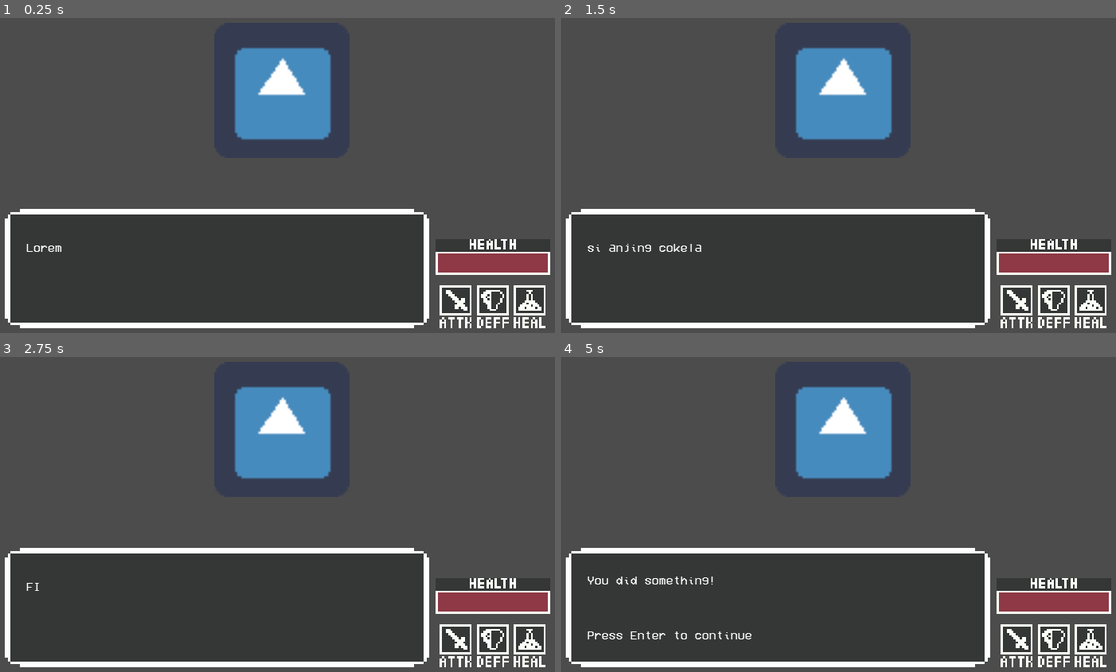
Above: before the commit, frames 1-4 (two rows, left to right).
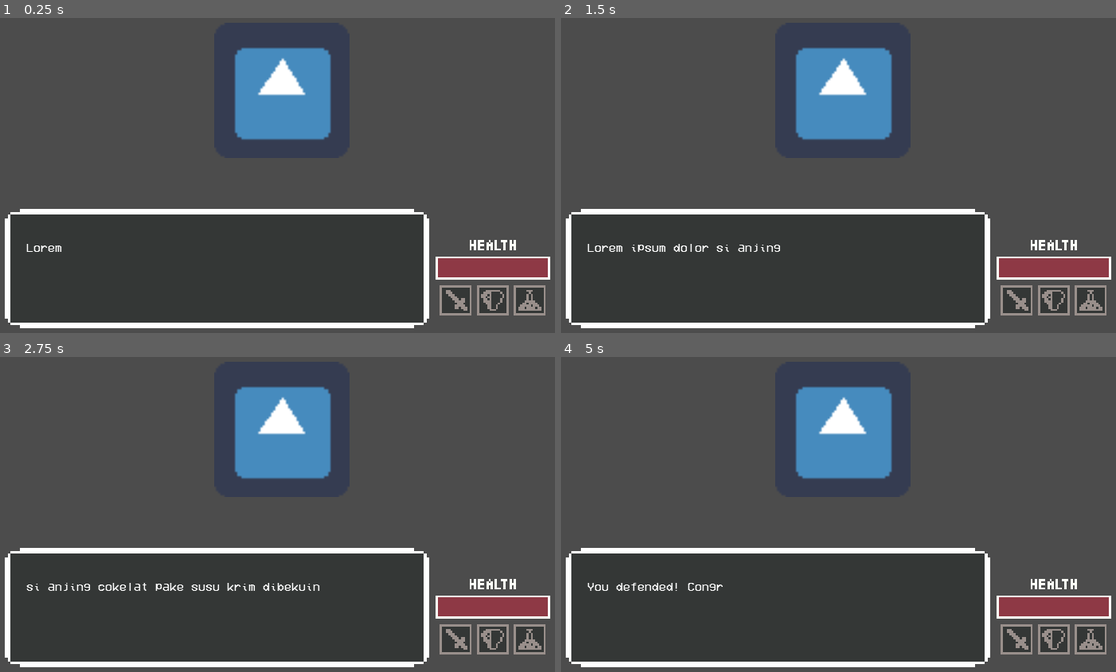
Above: after the commit, the same moments.

Repository: mharitsnf/TheVoiceGame
Game: Godot game, scene res://src/combat/CombatScene.tscn
Two runs of this game, one before a commit and one after it. Both use one fixed random seed, a clock stepped at 60 frames per second and the inputs below. The engine's default icon, where the game draws it, is replaced by a stand-in: a white triangle on a blue panel in a dark square.
Inputs (mouse positions are in pixels of both pictures, inside the frame that each line leads up to):
- Up to frame 1 (0.25 s): no input
- Up to frame 2 (1.5 s): tap Enter (ui_accept) at 0.5, 0.77, 0.8, 1.07, 1.25, 1.35 s; move the mouse to (977, 112) at 0.52 s; click (977, 112) at 0.6 s; move the mouse to (710, 153) at 1.27 s
- Up to frame 3 (2.75 s): tap Enter (ui_accept) at 1.52, 1.82, 2, 2.3 s; click (149, 492) at 1.55 s; move the mouse to (338, 379) at 2.02 s; click (338, 379) at 2.1 s
- Up to frame 4 (5 s): tap Enter (ui_accept) at 2.75, 3.02, 3.32 s; move the mouse to (805, 555) at 2.77 s; click (805, 555) at 2.85 s; click (1016, 646) at 3.52 s; click (1054, 646) at 4.27 s

The runs differ from the first frame. In frame 1, 2.0% of the frame differs, in the area x 78-100%, y 70-99%; in frame 2, 2.3%; in frame 3, 2.5%; in frame 4, 2.8%, in the area x 4-100%, y 69-99%.

Commit message:
Refactor and add sound

Diff:
--- a/project.godot
+++ b/project.godot
@@ -19,6 +19,11 @@
 "language": "GDScript",
 "path": "res://src/character/battler.gd"
 }, {
+"base": "Resource",
+"class": "CharacterStats",
+"language": "GDScript",
+"path": "res://src/character/battler_stats.gd"
+}, {
 "base": "Battler",
 "class": "Enemy",
 "language": "GDScript",
@@ -37,6 +42,7 @@
 _global_script_class_icons={
 "Action": "",
 "Battler": "",
+"CharacterStats": "",
 "Enemy": "",
 "MainCharacter": "",
 "TurnQueue": ""
@@ -83,6 +89,14 @@
 "svg/scale": 1.0
 }
 
+[input]
+
+left_click={
+"deadzone": 0.5,
+"events": [ Object(InputEventMouseButton,"resource_local_to_scene":false,"resource_name":"","device":0,"alt":false,"shift":false,"control":false,"meta":false,"command":false,"button_mask":0,"position":Vector2( 0, 0 ),"global_position":Vector2( 0, 0 ),"factor":1.0,"button_index":1,"pressed":false,"doubleclick":false,"script":null)
+ ]
+}
+
 [rendering]
 
 environment/default_environment="res://default_env.tres"
--- a/src/HUD/DialogueBox.tscn
+++ b/src/HUD/DialogueBox.tscn
@@ -55,9 +55,9 @@
 }
 
 [node name="MarginContainer" type="MarginContainer" parent="Background/VBoxContainer"]
-margin_top = 37.0
+margin_top = 49.0
 margin_right = 688.0
-margin_bottom = 137.0
+margin_bottom = 149.0
 __meta__ = {
 "_edit_use_anchors_": false
 }
@@ -72,15 +72,5 @@
 percent_visible = 0.0
 text = "BATTLE!"
 
-[node name="Label" type="Label" parent="Background/VBoxContainer"]
-margin_top = 141.0
-margin_right = 688.0
-margin_bottom = 163.0
-custom_fonts/font = ExtResource( 3 )
-text = "Press Enter to continue"
-__meta__ = {
-"_edit_use_anchors_": false
-}
-
 [node name="AnimationPlayer" type="AnimationPlayer" parent="."]
-anims/start = SubResource( 3 )
+anims/start = SubResource( 1 )
--- /dev/null
+++ b/src/HUD/HealthBar.tscn
@@ -0,0 +1,28 @@
+[gd_scene load_steps=3 format=2]
+
+[ext_resource path="res://assets/health_bar.png" type="Texture" id=1]
+[ext_resource path="res://assets/health_bar_frame.png" type="Texture" id=2]
+
+[node name="Control" type="Control"]
+margin_right = 40.0
+margin_bottom = 40.0
+rect_min_size = Vector2( 216, 44 )
+__meta__ = {
+"_edit_use_anchors_": false
+}
+
+[node name="HealthBar" type="TextureRect" parent="."]
+margin_right = 216.0
+margin_bottom = 44.0
+texture = ExtResource( 1 )
+__meta__ = {
+"_edit_use_anchors_": false
+}
+
+[node name="Frame" type="TextureRect" parent="."]
+margin_right = 40.0
+margin_bottom = 40.0
+texture = ExtResource( 2 )
+__meta__ = {
+"_edit_use_anchors_": false
+}
--- a/src/HUD/base_combat_button.gd
+++ b/src/HUD/base_combat_button.gd
@@ -1,4 +1,4 @@
 extends TextureButton
 
-func toggle_button():
-	disabled = !disabled
+func toggle_button(value):
+	disabled = value
--- a/src/HUD/dialogue_box.gd
+++ b/src/HUD/dialogue_box.gd
@@ -5,13 +5,12 @@
 signal next_pressed
 
 func _process(_delta):
-	if Input.is_action_just_pressed("ui_accept"):
+	if Input.is_action_just_pressed("left_click"):
 		emit_signal("next_pressed")
 
 func show_comment(comments, break_at_end):
 	var count = 0
 	for value in comments:
-		$Background/VBoxContainer/Label.visible = false
 		text_label.percent_visible = 0
 		text_label.text = value
 		$AnimationPlayer.play("start")
@@ -19,7 +18,6 @@
 		count += 1
 		if count == comments.size() and break_at_end:
 			break
-		$Background/VBoxContainer/Label.visible = true
 		yield(self, "next_pressed")
 
 	emit_signal("comment_done")
--- a/src/autoload/global.gd
+++ b/src/autoload/global.gd
@@ -4,4 +4,6 @@
 var defend_button : TextureButton
 var items_button : TextureButton
 
+var player_node : Battler
+
 var dialogue_box : Control
--- a/src/character/Enemy.tscn
+++ b/src/character/Enemy.tscn
@@ -1,6 +1,8 @@
-[gd_scene load_steps=2 format=2]
+[gd_scene load_steps=3 format=2]
 
 [ext_resource path="res://src/character/enemy.gd" type="Script" id=1]
+[ext_resource path="res://src/character/Stats.tres" type="Resource" id=2]
 
 [node name="Enemy" type="Node"]
 script = ExtResource( 1 )
+stats = ExtResource( 2 )
--- a/src/character/MainCharacter.tscn
+++ b/src/character/MainCharacter.tscn
@@ -1,7 +1,9 @@
-[gd_scene load_steps=3 format=2]
+[gd_scene load_steps=4 format=2]
 
 [ext_resource path="res://src/character/Battler.tscn" type="PackedScene" id=1]
 [ext_resource path="res://src/character/main_character.gd" type="Script" id=2]
+[ext_resource path="res://src/character/Stats.tres" type="Resource" id=3]
 
 [node name="MainCharacter" instance=ExtResource( 1 )]
 script = ExtResource( 2 )
+stats = ExtResource( 3 )
--- /dev/null
+++ b/src/character/Stats.tres
@@ -0,0 +1,10 @@
+[gd_resource type="Resource" load_steps=2 format=2]
+
+[ext_resource path="res://src/character/battler_stats.gd" type="Script" id=1]
+
+[resource]
+script = ExtResource( 1 )
+health = 20
+strength = 5
+defense = 5
+damage = 1
--- a/src/character/battler.gd
+++ b/src/character/battler.gd
@@ -1,12 +1,21 @@
 extends Node
 class_name Battler
 
-signal end_turn
 enum roles {
 	ENEMY
 	PLAYER
 }
 var role
 
+enum actions {
+	ATTACK
+	DEFEND
+	ITEMS
+}
+
+export var stats : Resource
+
+onready var parent = get_parent()
+
 func play_turn():
 	pass
--- /dev/null
+++ b/src/character/battler_stats.gd
@@ -0,0 +1,11 @@
+extends Resource
+class_name CharacterStats
+
+export var health := 1
+export var strength := 1
+export var defense := 1
+export var damage := 1
+
+func receive_damage(damage):
+	health -= damage
+	return false if health > 0 else true
--- a/src/character/enemy.gd
+++ b/src/character/enemy.gd
@@ -1,10 +1,39 @@
 extends Battler
 class_name Enemy
 
+var target : Battler
+
 func _ready():
+	assert(stats != null)
 	role = roles.ENEMY
+	target = get_tree().get_nodes_in_group('player')[0]
+
+func attack():
+	return target.stats.receive_damage(stats.damage)
+
+func defend():
+	return false
+
+func heal():
+	return false
+
+func decide_action():
+	return actions.ATTACK
 
 func play_turn():
 	yield(get_tree().create_timer(2), "timeout")
-	Global.dialogue_box.show_comment(['Enemy tickles you!'], false)
-	yield(Global.dialogue_box, "comment_done")
+
+	var is_target_dead
+	match decide_action():
+		actions.ATTACK:
+			is_target_dead = attack()
+		actions.DEFEND:
+			is_target_dead = defend()
+		actions.ITEMS:
+			is_target_dead = heal()
+
+	if is_target_dead:
+		parent.emit_signal("end_combat")
+	else:
+		Global.dialogue_box.show_comment(['You receive %s damage!' % stats.damage], false)
+		yield(Global.dialogue_box, "comment_done")
--- a/src/character/main_character.gd
+++ b/src/character/main_character.gd
@@ -2,21 +2,45 @@
 class_name MainCharacter
 
 signal button_selected
+signal process_completed
+
+var is_target_dead = null
+var current_action := ''
 
 func _ready():
+	assert(stats != null)
 	role = roles.PLAYER
 
-func _attack_button_up():
+func _combat_button_up(button_name):
 	emit_signal("button_selected")
 
-func _defend_button_up():
-	emit_signal("button_selected")
+	match button_name:
+		'Attack':
+			print('attack')
+			is_target_dead = false
+			current_action = 'attack'
+		'Defend':
+			print('defend')
+			is_target_dead = false
+			current_action = 'defend'
+		'Items':
+			print('items')
+			is_target_dead = false
+			current_action = 'heal'
 
-func _items_button_up():
-	emit_signal("button_selected")
+	emit_signal("process_completed")
 
 func play_turn():
+	# Wait for button selection
 	yield(self, "button_selected")
-	get_tree().call_group('btns', 'toggle_button')
-	Global.dialogue_box.show_comment(['You did something!'], false)
-	yield(Global.dialogue_box, "comment_done")
+	get_tree().call_group('btns', 'toggle_button', true)
+	yield(self, "process_completed")
+
+	if is_target_dead:
+		parent.emit_signal("end_combat")
+	else:
+		Global.dialogue_box.show_comment(['You %sed! Congratulations!' % current_action], false)
+		yield(Global.dialogue_box, "comment_done")
+
+	current_action = ''
+	is_target_dead = null
--- a/src/combat/CombatScene.tscn
+++ b/src/combat/CombatScene.tscn
@@ -11,7 +11,12 @@
 [ext_resource path="res://assets/heal_btn_focus.png" type="Texture" id=9]
 [ext_resource path="res://assets/defend_btn_focus.png" type="Texture" id=10]
 [ext_resource path="res://assets/attack_btn_focus.png" type="Texture" id=11]
-[ext_resource path="res://assets/health_bar.png" type="Texture" id=12]
+[ext_resource path="res://src/HUD/HealthBar.tscn" type="PackedScene" id=12]
+[ext_resource path="res://assets/text_health_bar.png" type="Texture" id=13]
+[ext_resource path="res://assets/attack_btn_disabled.png" type="Texture" id=14]
+[ext_resource path="res://assets/defend_btn_disabled.png" type="Texture" id=15]
+[ext_resource path="res://assets/heal_btn_disabled.png" type="Texture" id=16]
+[ext_resource path="res://assets/sfx/fightBG_2.wav" type="AudioStream" id=17]
 
 [node name="CombatScene" type="Node2D"]
 script = ExtResource( 4 )
@@ -50,14 +55,20 @@
 margin_left = 898.0
 margin_right = 1114.0
 margin_bottom = 224.0
-custom_constants/separation = 20
+custom_constants/separation = 11
 alignment = 2
 
-[node name="TextureRect" type="TextureRect" parent="HUD/HBoxContainer/VBoxContainer"]
-margin_top = 56.0
+[node name="HealthBarText" type="TextureRect" parent="HUD/HBoxContainer/VBoxContainer"]
+margin_top = 58.0
 margin_right = 216.0
-margin_bottom = 124.0
-texture = ExtResource( 12 )
+margin_bottom = 78.0
+texture = ExtResource( 13 )
+stretch_mode = 4
+
+[node name="HealthBar" parent="HUD/HBoxContainer/VBoxContainer" instance=ExtResource( 12 )]
+margin_top = 89.0
+margin_right = 216.0
+margin_bottom = 133.0
 
 [node name="HBoxContainer" type="HBoxContainer" parent="HUD/HBoxContainer/VBoxContainer"]
 margin_top = 144.0
@@ -72,6 +83,7 @@
 margin_bottom = 80.0
 texture_normal = ExtResource( 6 )
 texture_hover = ExtResource( 11 )
+texture_disabled = ExtResource( 14 )
 
 [node name="Defend" parent="HUD/HBoxContainer/VBoxContainer/HBoxContainer" instance=ExtResource( 5 )]
 margin_left = 78.0
@@ -79,6 +91,7 @@
 margin_bottom = 80.0
 texture_normal = ExtResource( 8 )
 texture_hover = ExtResource( 10 )
+texture_disabled = ExtResource( 15 )
 
 [node name="Items" parent="HUD/HBoxContainer/VBoxContainer/HBoxContainer" instance=ExtResource( 5 )]
 margin_left = 148.0
@@ -86,3 +99,7 @@
 margin_bottom = 80.0
 texture_normal = ExtResource( 7 )
 texture_hover = ExtResource( 9 )
+texture_disabled = ExtResource( 16 )
+
+[node name="AudioStreamPlayer" type="AudioStreamPlayer" parent="."]
+stream = ExtResource( 17 )
--- a/src/combat/combat_scene.gd
+++ b/src/combat/combat_scene.gd
@@ -1,3 +1,4 @@
+#warning-ignore-all:
 extends Node2D
 
 var player = preload("res://src/character/MainCharacter.tscn")
@@ -6,6 +7,10 @@
 var dialogue_initial_text = ["Lorem ipsum dolor si anjing", 'si anjing cokelat pake susu krim dibekuin', 'FIGHT!!']
 
 func _ready():
+	initialize()
+
+func initialize():
+	$AudioStreamPlayer.play()
 	Global.attack_button = $HUD/HBoxContainer/VBoxContainer/HBoxContainer/Attack
 	Global.defend_button = $HUD/HBoxContainer/VBoxContainer/HBoxContainer/Defend
 	Global.items_button = $HUD/HBoxContainer/VBoxContainer/HBoxContainer/Items
@@ -16,11 +21,14 @@
 	Global.items_button.add_to_group('btns')
 
 	var player_instance = player.instance()
+	player_instance.add_to_group('player')
 	var enemy_instance = enemy.instance()
+	enemy_instance.add_to_group('enemy')
 
-	Global.attack_button.connect("button_up", player_instance, '_attack_button_up')
-	Global.defend_button.connect("button_up", player_instance, '_defend_button_up')
-	Global.items_button.connect("button_up", player_instance, '_items_button_up')
+	# warning-ignore
+	Global.attack_button.connect("button_up", player_instance, '_combat_button_up', [Global.attack_button.name])
+	Global.defend_button.connect("button_up", player_instance, '_combat_button_up', [Global.defend_button.name])
+	Global.items_button.connect("button_up", player_instance, '_combat_button_up', [Global.items_button.name])
 
 	Global.dialogue_box.show_comment(dialogue_initial_text, true)
 	yield(Global.dialogue_box, "comment_done")
--- a/src/turn_queue.gd
+++ b/src/turn_queue.gd
@@ -1,7 +1,9 @@
 extends Node2D
 class_name TurnQueue
 
-var active_character : Battler
+signal end_combat
+
+var active_character: Battler
 var turn := 0
 
 func initialize():
@@ -17,8 +19,7 @@
 		yield(Global.dialogue_box, "comment_done")
 
 	if active_character.role == Battler.roles.PLAYER:
-		print(get_tree().get_nodes_in_group('btns'))
-		get_tree().call_group('btns', 'toggle_button')
+		get_tree().call_group('btns', 'toggle_button', false)
 
 	yield(active_character.play_turn(), 'completed')
 	next_turn()
Binary file added: assets/attack_btn_disabled.png
Not shown, added: assets/attack_btn_disabled.png.import
Binary file changed: assets/attack_btn_focus.png
Binary file added: assets/defend_btn_disabled.png
Not shown, added: assets/defend_btn_disabled.png.import
Binary file changed: assets/defend_btn_focus.png
Binary file added: assets/heal_btn_disabled.png
Not shown, added: assets/heal_btn_disabled.png.import
Binary file changed: assets/heal_btn_focus.png
Binary file changed: assets/health_bar.png
Binary file added: assets/health_bar_frame.png
Not shown, added: assets/health_bar_frame.png.import
(and 7 more such lines)
